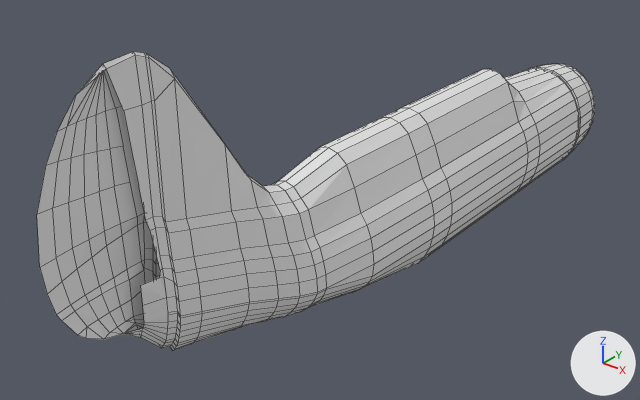
The Blender file Aircraft/Helldiver/Helldiver.blend as it was, and as the next commit left it.
One viewpoint serves both versions: a 50 mm camera at (5.78, -11.5, 5.09) aimed at (-0.5, -3.64, 0.22). Every picture has the same lights, and +X, +Y and +Z are marked at lower right. The first picture is the older version. Mesh edges are drawn as thin lines. The same objects are shown in both versions, whatever each file hides.

The first picture shows 'Fuselage'.
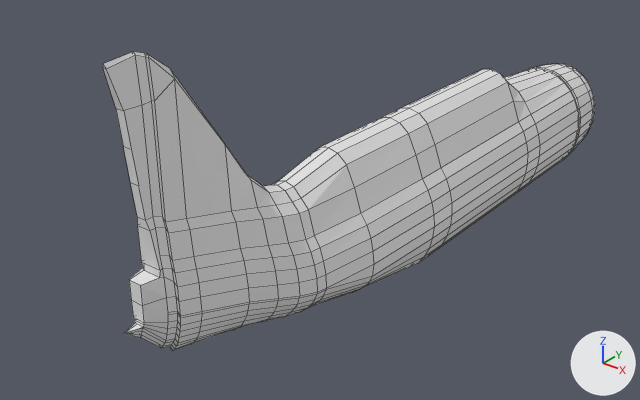
Changed parts and their boxes (x1, y1, x2, y2) in the pictures (640 x 400 px):
'Fuselage', reshaped (12% narrower)
    before: (37, 52, 595, 350)
    after: (103, 52, 595, 350)
part 1 of me_circle, cut back
    before: (37, 64, 143, 339)
    after: (103, 65, 160, 334)

The change, as a diff of the scene's bpy script:
```diff
--- a/Aircraft/Helldiver/Helldiver.blend.py
+++ b/Aircraft/Helldiver/Helldiver.blend.py
@@ me_circle @@
 # used by ob_fuselage; location = (0.0, 2.489, -0.076); rotation_euler = (1.571, 0.0, 0.0), in degrees (90, 0, 0); scale = (1.49, 1.82, 1.0)
-me_circle.from_pydata(...)  # 806 vertices, 744 faces, 50 loose edges; spans x -0.49..0.49, y -0.47..1.66, z 0.0..10.46
+me_circle.from_pydata(...)  # 713 vertices, 697 faces; spans x -0.49..0.49, y -0.47..1.66, z 0.0..9.7
+# me_circle part 1
+# 93 vertices are removed from x -0.08..0.08, y 0.25..1.54, z 9.49..10.46
+# 61 faces are deleted
+# 50 loose edges are deleted
+# 14 new faces join them
```
